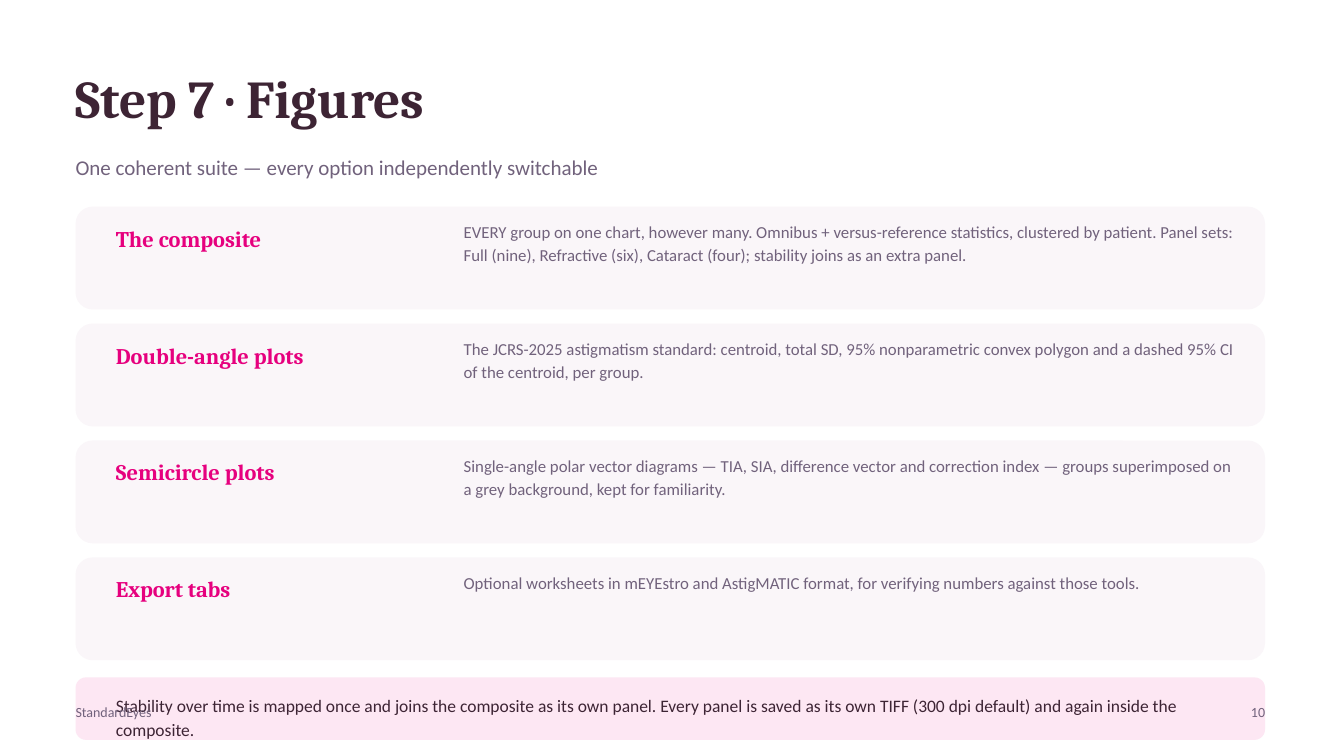
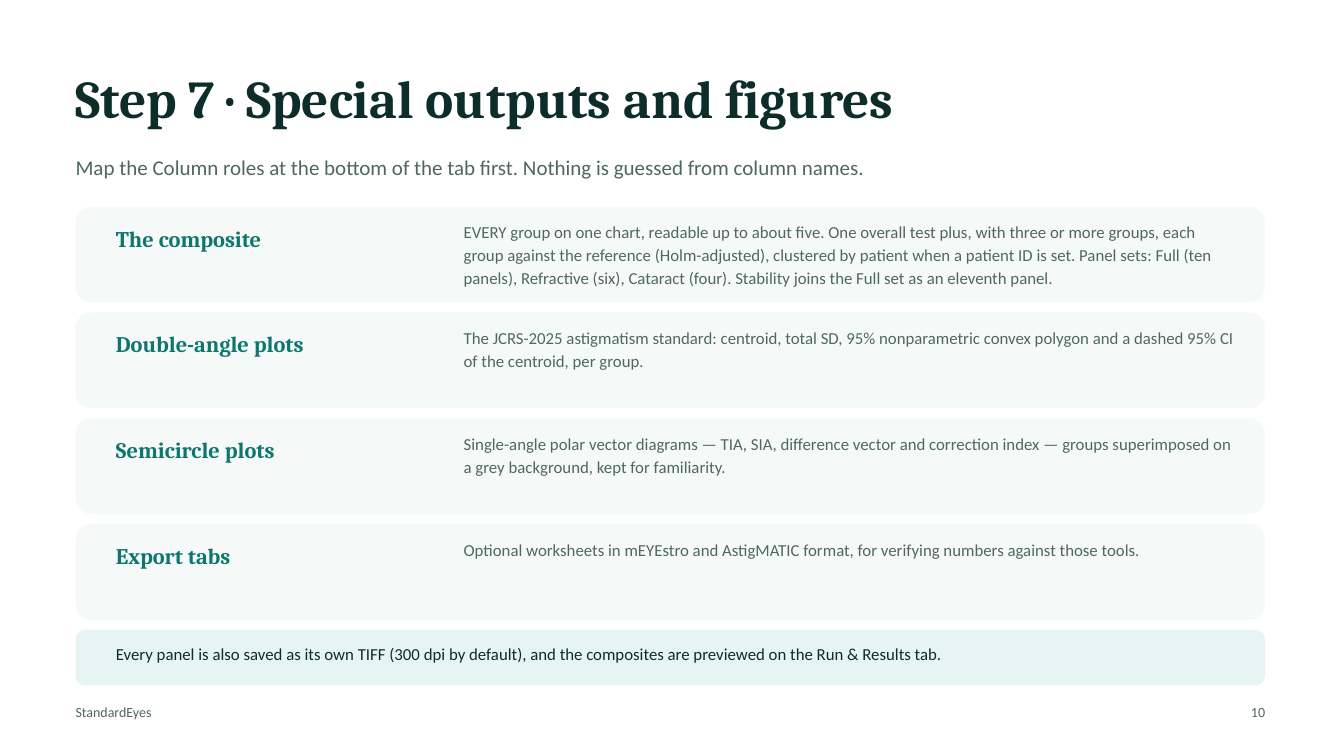
Before and after one commit to StandardEyes/standardeyes.github.io, a slide deck: slide 10 of User Manual - StandardEyes.pptx. Drawn at 1344x756 pixels with LibreOffice and Linux fonts; fonts in the diff are those of the drawing. Boxes give left, top, right and bottom in pixels: in the first picture for what was removed or moved away, otherwise in the second. Text is boxed around its words. In the diff, an @@ line names an element or a change of style, - is before the commit and + after.

```diff
--- a/User Manual - StandardEyes.pptx
+++ b/User Manual - StandardEyes.pptx
@@ text at [76, 80, 893, 129]: text changed; text colour #3D2434 to #0D2D2A @@
-Step 7 · Figures
+Step 7 · Special outputs and figures
@@ text at [76, 160, 864, 179]: text changed; text colour #71627C to #4F6763 @@
-One coherent suite — every option independently switchable
+Map the Column roles at the bottom of the tab first. Nothing is guessed from column names.
@@ rounded rectangle: place and size @@
-rounded rectangle at [76, 207, 1265, 310]
+rounded rectangle at [76, 207, 1265, 302]
@@ text at [464, 226, 1212, 287]: text changed; text colour #71627C to #4F6763 @@
-EVERY group on one chart, however many. Omnibus + versus-reference statistics, clustered by patient. Panel sets: Full (nine), Refractive (six), Cataract (four); stability joins as an extra panel.
+EVERY group on one chart, readable up to about five. One overall test plus, with three or more groups, each group against the reference (Holm-adjusted), clustered by patient when a patient ID is set. Panel sets: Full (ten panels), Refractive (six), Cataract (four). Stability joins the Full set as an eleventh panel.
@@ rounded rectangle: place and size @@
-rounded rectangle at [76, 324, 1265, 426]
+rounded rectangle at [76, 313, 1265, 408]
@@ text "Double-angle plots": place and size @@
-text "Double-angle plots" at [116, 348, 304, 369]
+text "Double-angle plots" at [116, 336, 304, 357]
@@ text "The JCRS-2025 astigmatism standard: centroid, ...": place and size @@
-text "The JCRS-2025 astigmatism standard: centroid, ..." at [464, 343, 1233, 381]
+text "The JCRS-2025 astigmatism standard: centroid, ..." at [464, 332, 1233, 370]
@@ rounded rectangle: place and size @@
-rounded rectangle at [76, 441, 1265, 543]
+rounded rectangle at [76, 418, 1265, 514]
@@ text "Semicircle plots": place and size @@
-text "Semicircle plots" at [116, 464, 275, 485]
+text "Semicircle plots" at [116, 442, 275, 463]
@@ text "Single-angle polar vector diagrams — ...": place and size @@
-text "Single-angle polar vector diagrams — ..." at [464, 460, 1231, 498]
+text "Single-angle polar vector diagrams — ..." at [464, 438, 1231, 476]
@@ fill #FAF6F9 to #F5FAF9 in 4 elements at [76, 207, 1265, 302], [76, 313, 1265, 408], [76, 418, 1265, 514], [76, 524, 1265, 620] @@
@@ rounded rectangle: place and size @@
-rounded rectangle at [76, 558, 1265, 660]
+rounded rectangle at [76, 524, 1265, 620]
@@ text colour #E6007E to #0F766E in 4 elements at [116, 231, 261, 252], [116, 336, 304, 357], [116, 442, 275, 463], [116, 548, 230, 569] @@
@@ text "Export tabs": place and size @@
-text "Export tabs" at [116, 581, 230, 602]
+text "Export tabs" at [116, 548, 230, 569]
@@ text colour #71627C to #4F6763 in 5 elements at [76, 707, 152, 719], [1251, 708, 1265, 717], [464, 332, 1233, 370], [464, 438, 1231, 476], [464, 544, 1140, 559] @@
@@ text "Optional worksheets in mEYEstro and ...": place and size @@
-text "Optional worksheets in mEYEstro and ..." at [464, 577, 1140, 592]
+text "Optional worksheets in mEYEstro and ..." at [464, 544, 1140, 559]
@@ rounded rectangle: place and size @@
-rounded rectangle at [76, 678, 1265, 740]
+rounded rectangle at [76, 630, 1265, 686]
@@ rounded rectangle at [76, 630, 1265, 686]: fill #FDE7F3 to #E6F5F3 @@
@@ text at [116, 648, 941, 663]: text changed; size 12.5 to 12 pt; text colour #3D2434 to #0D2D2A @@
-Stability over time is mapped once and joins the composite as its own panel. Every panel is saved as its own TIFF (300 dpi default) and again inside the composite.
+Every panel is also saved as its own TIFF (300 dpi by default), and the composites are previewed on the Run & Results tab.
```
Also in this commit, not shown: 13 other slides changed, 6 other files.
